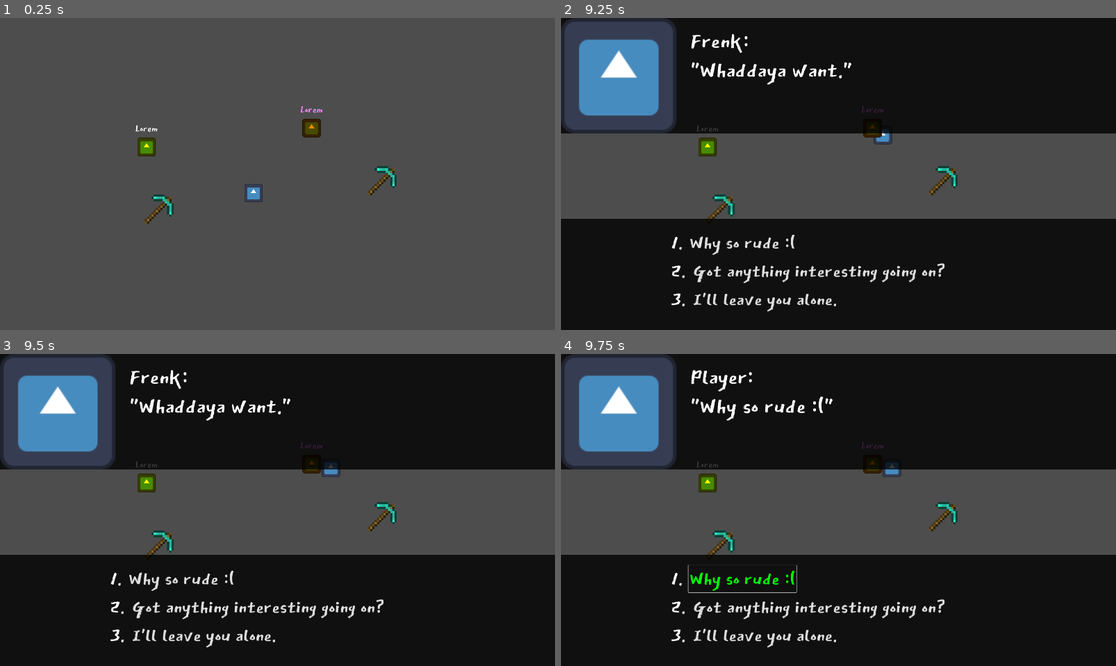
Above: before the commit, frames 1-4 (two rows, left to right).
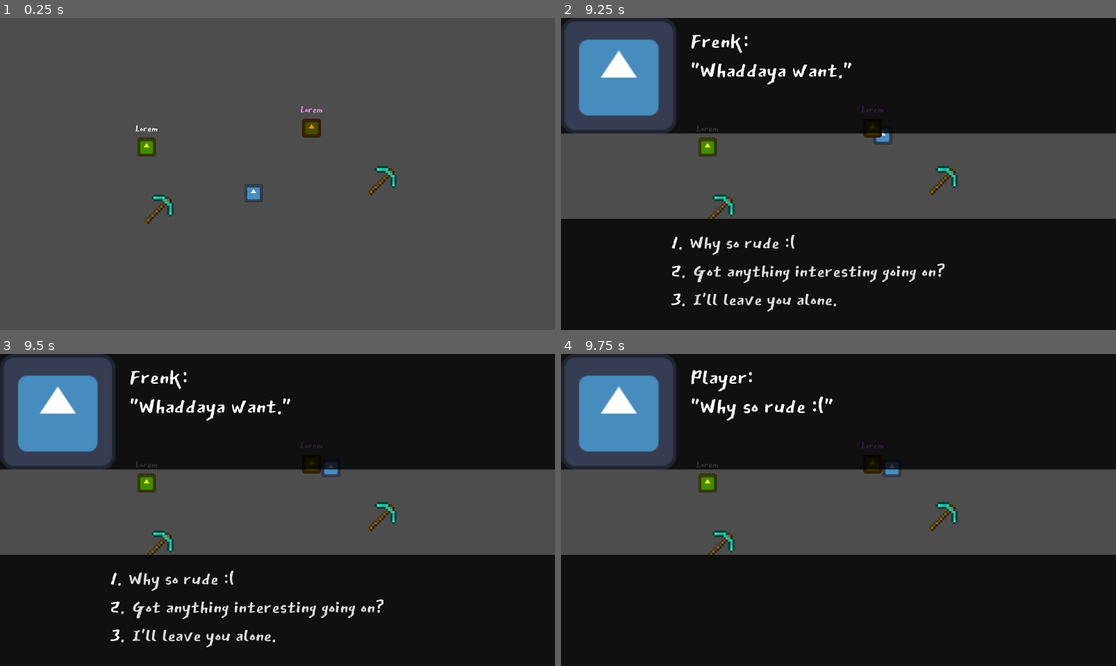
Above: after the commit, the same moments.

Repository: Relapson/Point-N-Click
Game: Godot game, scene res://main.tscn
Two runs of this game, one before a commit and one after it. Both use one fixed random seed, a clock stepped at 60 frames per second and the inputs below. The engine's default icon, where the game draws it, is replaced by a stand-in: a white triangle on a blue panel in a dark square.
Inputs (mouse positions are in pixels of both pictures, inside the frame that each line leads up to):
- Up to frame 1 (0.25 s): no input
- Up to frame 2 (9.25 s): tap Enter at 0.5, 5.75 s; move the mouse to (649, 149) at 0.52 s; click (649, 149) at 0.6 s; move the mouse to (988, 120) at 1.27 s; right-click (988, 120) at 1.35 s; click (988, 120) at 1.42 s; move the mouse to (927, 152) at 2.02 s; tap I (open_inv) every 2.25 s from 2.1 to 8.85 s; click (927, 152) at 2.17 s; move the mouse to (705, 202) at 2.77 s; click (705, 202) at 2.85 s; move the mouse to (705, 145) at 3.52 s; right-click (705, 145) at 3.6 s; click (705, 145) at 3.67 s; move the mouse to (871, 127) at 4.27 s; click (871, 127) at 4.42 s; tap Space at 5, 6.5 s; move the mouse to (866, 174) at 5.02 s; click (866, 174) at 5.1 s; move the mouse to (755, 96) at 5.77 s; right-click (755, 96) at 5.85 s; click (755, 96) at 5.92 s; move the mouse to (960, 158) at 6.52 s; click (960, 158) at 6.67 s; move the mouse to (727, 189) at 7.27 s; click (727, 189) at 7.35 s; move the mouse to (894, 105) at 8.02 s; right-click (894, 105) at 8.1 s; click (894, 105) at 8.17 s; move the mouse to (810, 236) at 8.77 s; click (810, 236) at 8.92 s
- Up to frame 3 (9.5 s): no input
- Up to frame 4 (9.75 s): click "Why so rude :(" at 9.5 s

Frames 1-3 are identical in both runs. In frame 4, 1.5% of the frame differs, in the area x 19-70%, y 67-95%.

Commit message:
fixes #54, funktion die die sichtbarkeit der dialogoptionen setzt

Diff:
--- a/Characters/Dialogue/dialogue_scene_manager.gd
+++ b/Characters/Dialogue/dialogue_scene_manager.gd
@@ -67,14 +67,19 @@
 		opt.queue_free()
 
 func _play_dialogue(text:String, npc_answer:String, player_answer:String):
+	_set_container_visibility(false)
 	# TODO: mit schleife über alle möglichen optionen itarieren wär nett
 	_set_talking(dialogue_participants["player"], "Player", text)
 	await get_tree().create_timer(dialogue_timer).timeout
 	_set_talking(dialogue_participants["npc"], "NPC (placeholder)", npc_answer)
 	await get_tree().create_timer(dialogue_timer).timeout
 	_set_talking(dialogue_participants["player"], "Player", player_answer)
+	_set_container_visibility(true)
 
 func _set_talking(avatar:Texture, talking:String, text:String):
 	$DialogueOverlay/AvatarImage.texture = avatar
 	$DialogueOverlay/CharacterName.text = talking + ":"
 	$DialogueOverlay/Text.text = "\"" + text + "\"" if text != "" else "\"...\""
+
+func _set_container_visibility(visibility:bool):
+	$ScrollContainer.visible = visibility
